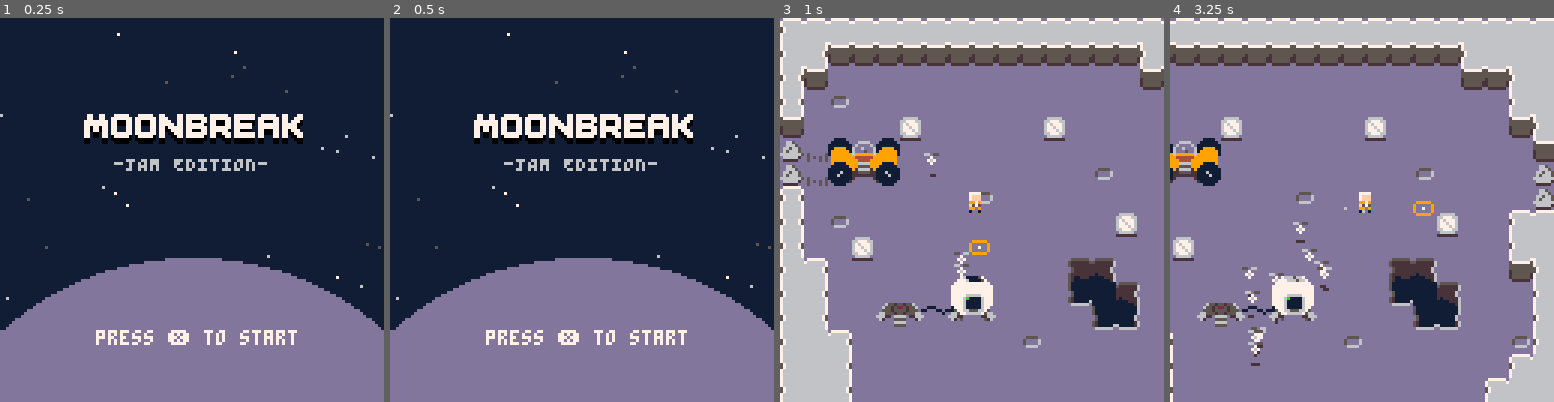
Above: before the commit, frames 1-4 (left to right).
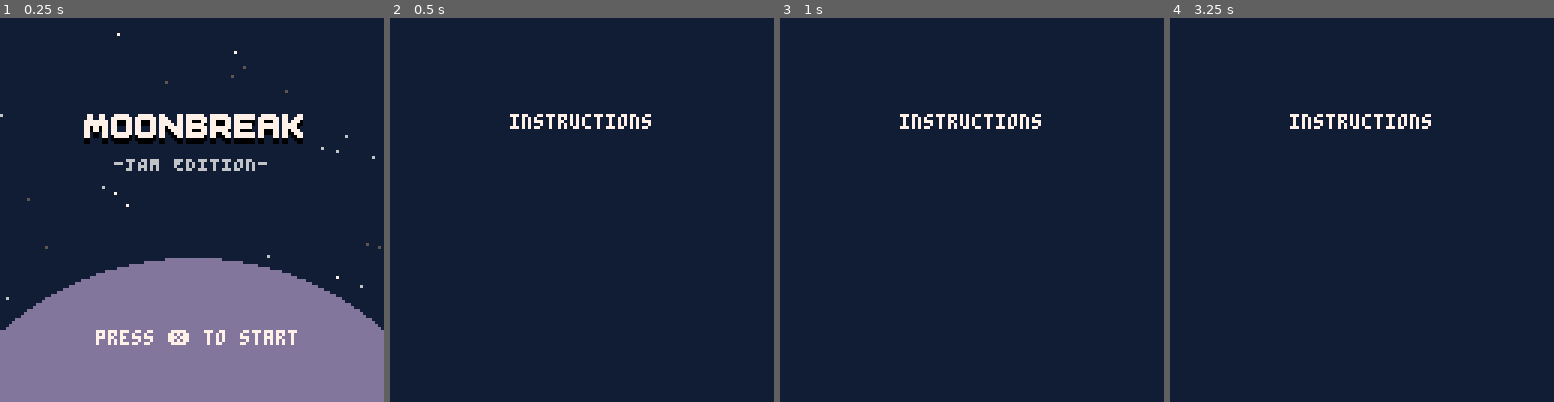
Above: after the commit, the same moments.

Repository: kevinthompson/moonbreak-p8
Game: PICO-8 cartridge moonbreak.p8
Same seed, same stepped clock (60 frames per second), same inputs: the game is played once before the commit and once after it.
Inputs:
- Up to frame 1 (0.25 s): no input
- Up to frame 2 (0.5 s): tap X (X key) at 0.33 s
- Up to frame 3 (1 s): tap O (Z key) at 0.7 s
- Up to frame 4 (3.25 s): tap X (X key) at 1.07, 1.85, 2.97 s; hold Right 1.6-2.1 s; tap O (Z key) every 0.4 s from 1.7 to 2.9 s; hold Up 2.15-2.42 s; hold Right 2.47-3.03 s; hold Left from 3.08 s (still down)

Frame 1 is identical in both runs. In frame 2, 35% of the frame differs, in the area x 0-100%, y 3-100%; in frame 3, 97%; in frame 4, 98%, in the area x 0-100%, y 0-100%.

Commit message:
feat: add instruction scene before game

Diff:
--- a/moonbreak.p8
+++ b/moonbreak.p8
@@ -20,6 +20,7 @@
 #include scripts/scenes/splash.lua
 #include scripts/scenes/title.lua
 #include scripts/scenes/game.lua
+#include scripts/scenes/instructions.lua
 
 -- entities
 #include scripts/entities/entity.lua
--- /dev/null
+++ b/scripts/scenes/instructions.lua
@@ -0,0 +1,12 @@
+instructions = scene:extend({
+  update = function(_ENV)
+    if btnf(5) > 60 then
+      scene:load(game)
+    end
+  end,
+
+  draw = function(_ENV)
+    cls(1)
+    printc("instructions",32,7)
+  end
+})
--- a/scripts/scenes/title.lua
+++ b/scripts/scenes/title.lua
@@ -11,7 +11,7 @@
 
   update = function(_ENV)
     if btnp(5) then
-      scene:load(game)
+      scene:load(instructions)
     end
   end,
 
